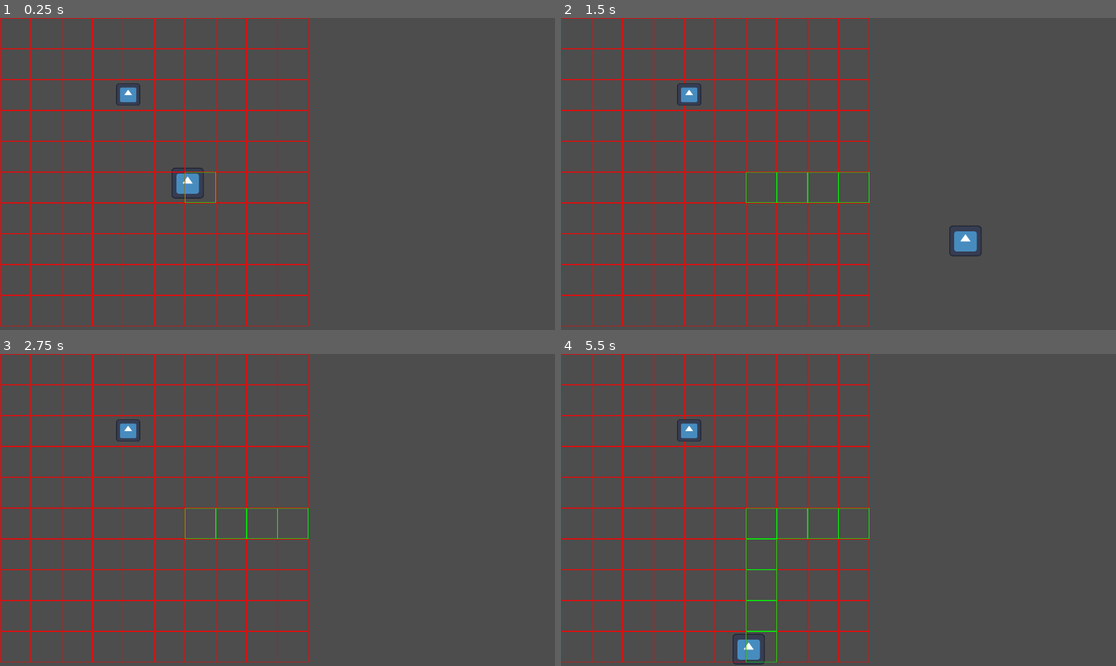
Above: before the commit, frames 1-4 (two rows, left to right).
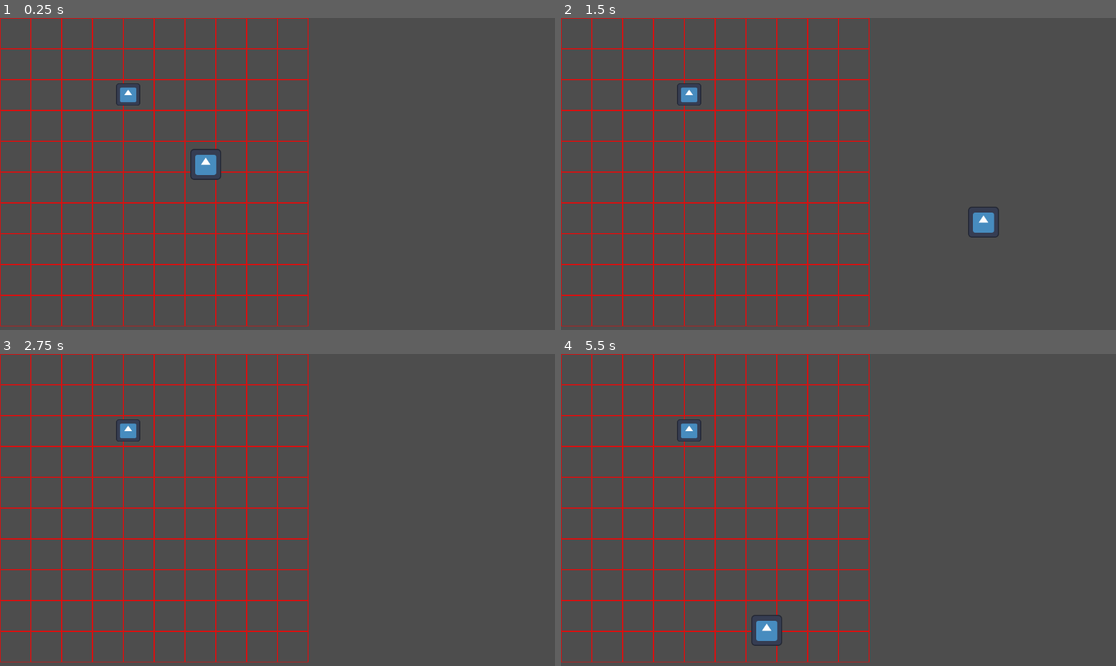
Above: after the commit, the same moments.

Repository: imanninen/test_godot
Game: Godot game, scene res://first_scene.tscn
The game is run twice, just before and just after one commit, with the same random seed, the same clock (stepped at 60 frames per second) and the same inputs. The engine's default icon, where the game draws it, is replaced by a stand-in: a white triangle on a blue panel in a dark square.
Inputs (mouse positions are in pixels of both pictures, inside the frame that each line leads up to):
- Up to frame 1 (0.25 s): no input
- Up to frame 2 (1.5 s): tap Enter at 0.5 s; move the mouse to (960, 158) at 0.52 s; hold D (right) 0.53-1.28 s; click (960, 158) at 0.67 s; move the mouse to (727, 189) at 1.27 s; hold S (down) from 1.28 s (still down); click (727, 189) at 1.42 s
- Up to frame 3 (2.75 s): move the mouse to (333, 441) at 2.02 s; release S (down) at 2.03 s; hold D (right) from 2.03 s (still down); click (333, 441) at 2.17 s
- Up to frame 4 (5.5 s): tap Space at 2.75 s; move the mouse to (810, 572) at 2.77 s; release D (right) at 2.78 s; hold W (up) 2.78-3.53 s; click (810, 572) at 2.92 s; tap Enter at 3.5 s; move the mouse to (1005, 556) at 3.52 s; hold A (left) 3.53-5.03 s; click (1005, 556) at 3.67 s; move the mouse to (672, 463) at 4.27 s; click (672, 463) at 4.42 s; move the mouse to (866, 510) at 5.02 s; hold S (down) from 5.03 s (still down); click (866, 510) at 5.17 s

The runs differ from the first frame. In frame 1, 0.7% of the frame differs, in the area x 30-40%, y 41-60%; in frame 2, 0.9%; in frame 3, 0.2%; in frame 4, 1.0%, in the area x 30-56%, y 49-100%.

Commit message:
working version of game:)

Diff:
--- a/first_scene.tscn
+++ b/first_scene.tscn
@@ -28,29 +28,19 @@
 	var velocity = input_direction * speed
 	return velocity
 
-#func move(direction):
-	#global_position += direction
-#
-#func triggerKey(key: String):
-	#match key:
-		#\"A\":
-			#move(Vector2(-10, 0))
-		#\"D\":
-			#move(Vector2(10, 0))
-		#\"W\":
-			#move(Vector2(0, -10))
-		#\"S\":
-			#move(Vector2(0, 10))
-#
-#
-#func _input(event):
-	#print(event.as_text())
-	#if event is InputEventKey:
-		#triggerKey(event.as_text())
+func _input(event):
+	if event is InputEventMouseButton:
+		move_player(event.position)
+   # Print the size of the viewport.
+	# print(\"Viewport Resolution is: \", get_viewport().get_visible_rect().size)
+
+signal wants_to_move(position)
+
+func move_player(pos):
+	wants_to_move.emit(pos)
 "
 
 [node name="Node2D" type="Node2D"]
-z_index = 1
 script = ExtResource("1_6wf8t")
 
 [node name="RigidBody2D" type="RigidBody2D" parent="."]
@@ -70,8 +60,7 @@
 script = ExtResource("3_i4f1x")
 
 [node name="Player" type="Sprite2D" parent="."]
-z_as_relative = false
-position = Vector2(389.5, 343)
-scale = Vector2(0.53, 0.5)
+position = Vector2(427, 304)
+scale = Vector2(0.5, 0.5)
 texture = ExtResource("1_lse16")
 script = SubResource("GDScript_u2q2n")
--- a/root_script.gd
+++ b/root_script.gd
@@ -4,6 +4,9 @@
 # Called when the node enters the scene tree for the first time.
 func _ready():
 	init_field()
+	var player_node = get_node("Player")
+	var root_node = get_node(".")
+	player_node.wants_to_move.connect(root_node._player_wants_to_move)
 
 var current_cell: Cell
 var cell_x = 0
@@ -17,21 +20,10 @@
 
 	var pos_x_div = position_x / 64
 	var pos_y_div = position_y / 64
-	if pos_x_div >= 10 or pos_y_div >= 10:
-		print("Out of field!")
-		return
-	var new_current_cell: Cell = field[pos_x_div][pos_y_div]
-	if new_current_cell != current_cell:
-		#print("Current cell id: " + new_current_cell.id)
-		cell_x = pos_x_div
-		cell_y = pos_y_div
-		current_cell = new_current_cell
-		field[pos_x_div][pos_y_div].is_touched = true
-		queue_redraw()
+
 
 func _draw():
-
-	print(cell_x, cell_y)
+	print("We call draw!")
 	for i in range(10):
 		for j in range(10):
 			if field[i][j].is_touched:
@@ -50,6 +42,49 @@
 	cell_x = 0
 	cell_y = 0
 
+func move(pos):
+	var player = get_node("Player")
+	var pos_x: int = pos.x / 64
+	var pos_y: int = pos.y / 64
+	var current_pos_x_inx = int(player.global_position.x / 64)
+	var current_pos_y_inx = int(player.global_position.y / 64)
+	print(current_pos_x_inx, " ", current_pos_y_inx)
+	if pos_x >= 10 or pos_y >= 10:
+		print("Out of field!")
+		return
+
+	if (current_pos_x_inx != pos_x) and (current_pos_y_inx != pos_y):
+		print("You are allowed to move only in one direction.")
+		return
+
+	var new_current_cell: Cell = field[pos_x][pos_y]
+	if new_current_cell != current_cell:
+		move_player(player, pos_x, pos_y)
+		current_cell = new_current_cell
+
+func move_player(player, pos_x, pos_y):
+	var i = pos_x
+	var j = pos_y
+	var current_pos_x_inx = int(player.global_position.x / 64)
+	var current_pos_y_inx = int(player.global_position.y / 64)
+	player.global_position = Vector2(pos_x * 64 + 32, pos_y * 64 + 32)
+	cell_x = pos_x
+	cell_y = pos_y
+
+	mark_cells(current_pos_x_inx, pos_x, current_pos_y_inx, pos_y)
+	queue_redraw()
+
+func mark_cells(orig_x: int, new_x: int, orig_y: int, new_y: int):
+	for i in range(min(orig_x, new_x), max(orig_x, new_x)+ 1):
+		for j in range(min(orig_y, new_y), max(orig_y, new_y) + 1):
+			if i == orig_x and j == orig_y:
+				continue
+			field[i][j].is_touched = true
+
+func _player_wants_to_move(pos):
+	move(pos)
+
+
 class Cell:
 	var is_touched: bool
 	var id
